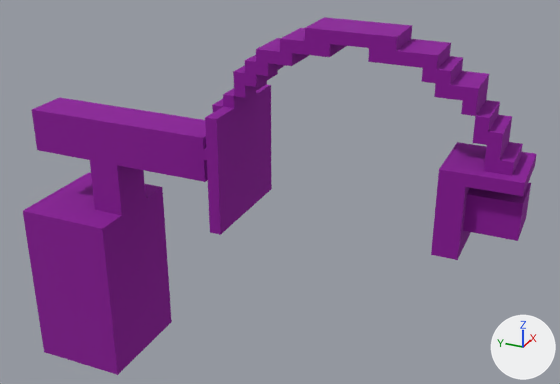
One commit to the glTF model public/models/gltf/c-arm_roll180_pitch360_region_1002-1024.gltf: the scene before it, then after it.
Both versions are drawn from a 50 mm lens placed at (-274.0, -104.0, 126.0), pointed at (8.0, 23.0, -15.0). Every picture has the same lights, and +X, +Y and +Z are marked at lower right. Where no turn or scale is listed for an object, it has been applied to the vertices.

Script lines for the objects in view, before the commit:
```python
mat_material_0 = bpy.data.materials.new('Material_0')
mat_material_0.use_nodes = True; mat_material_0.node_tree.nodes.clear()
_N = mat_material_0.node_tree.nodes; _L = mat_material_0.node_tree.links
n0 = _N.new('ShaderNodeBsdfPrincipled'); n0.name = 'Principled BSDF'
n0.inputs[2].default_value = 1.0  # 'Roughness'
n1 = _N.new('ShaderNodeOutputMaterial'); n1.name = 'Material Output'
n2 = _N.new('ShaderNodeVertexColor'); n2.name = 'Color Attribute'
_L.new(n0.outputs[0], n1.inputs[0])  # 'BSDF' to 'Surface'
_L.new(n2.outputs[0], n0.inputs[0])  # 'Color' to 'Base Color'
me_mesh0 = bpy.data.meshes.new('mesh0')
me_mesh0.from_pydata(...)  # 2012 vertices, 4032 faces; spans x -25.0..25.0, y -80.0..140.0, z -113.0..62.0
me_mesh0.materials.append(mat_material_0)
ob_mesh0 = bpy.data.objects.new('mesh0', me_mesh0)
ob_mesh0.location = (0.0, 0.0, 0.0)
```
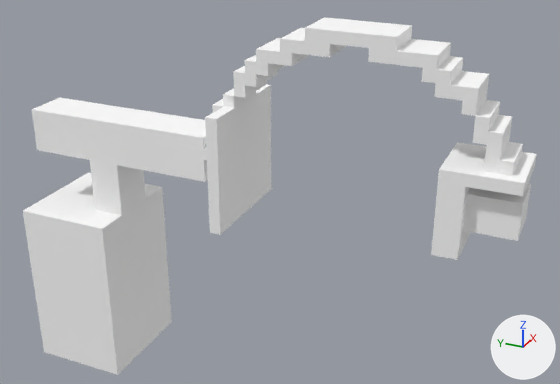
Commit message: update c-arm's gltf

Location of each change, [x1, y1, x2, y2] in pixels of the pictures (560 x 384 px):
'mesh0', recoloured: [23, 17, 537, 375] in both

What changed in the scene script:
```text
Change mat_material_0:
    where n0 = _N.new('ShaderNodeBsdfPrincipled'); n0.name = 'Principled BSDF'
    add n0.inputs[0].default_value = (1.0, 1.0, 1.0, 1.0)  # 'Base Color', white #ffffff
    remove n2 = _N.new('ShaderNodeVertexColor'); n2.name = 'Color Attribute'
    remove _L.new(n2.outputs[0], n0.inputs[0])  # 'Color' to 'Base Color'
Change me_mesh0:
    where me_mesh0.from_pydata(...)  # 2012 vertices, 4032 faces; spans x -25.0..25.0, y -80.0..140.0, z -113.0..62.0
    used by ob_mesh0; location = (0.0, 0.0, 0.0)
    me_mesh0 part 1: vertex colours changed
```
